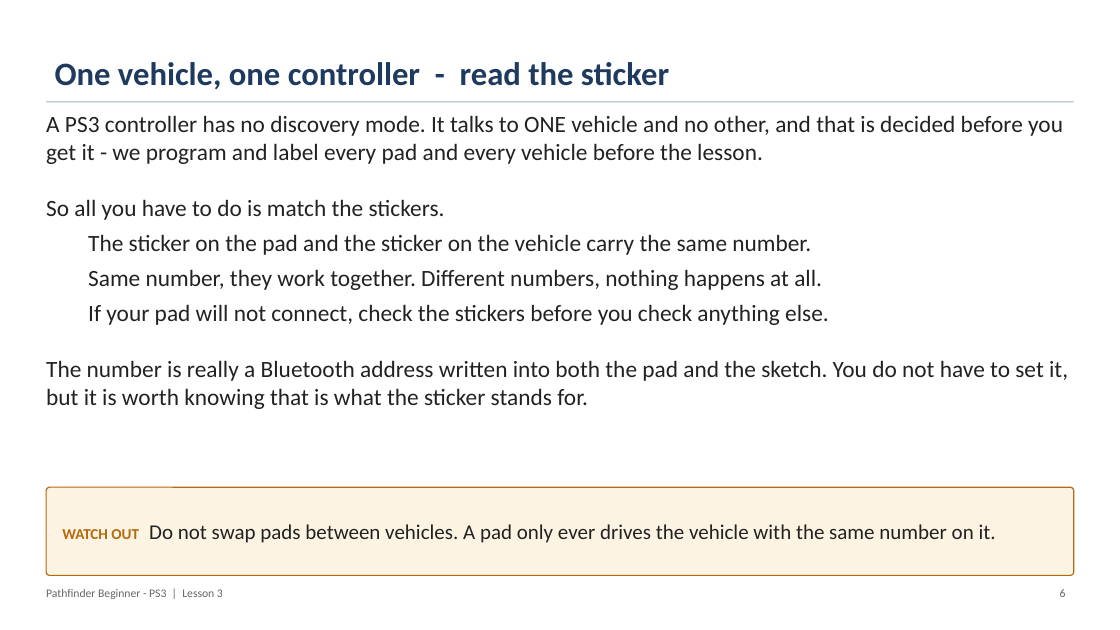
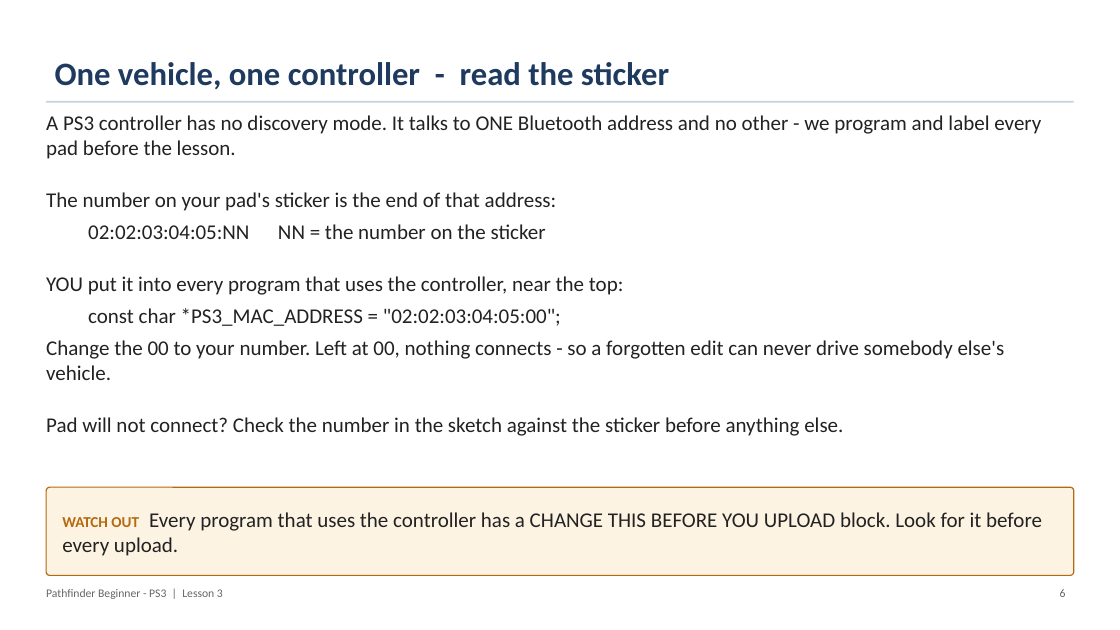
Before and after one commit to PorpoiseRobotics/porpoise-robotics, a slide deck: slide 6 of ground-vehicle/docs/courses/beginner-ps3/l3_controller_programming.pptx. Drawn at 1120x630 pixels with LibreOffice and Linux fonts; fonts in the diff are those of the drawing. Boxes give left, top, right and bottom in pixels: in the first picture for what was removed or moved away, otherwise in the second. Text is boxed around its words. In the diff, an @@ line names an element or a change of style, - is before the commit and + after.

```diff
--- a/ground-vehicle/docs/courses/beginner-ps3/l3_controller_programming.pptx
+++ b/ground-vehicle/docs/courses/beginner-ps3/l3_controller_programming.pptx
@@ text at box(46, 115, 1041, 436): text changed; size 20 to 18 pt @@
-A PS3 controller has no discovery mode. It talks to ONE vehicle and no other, and that is decided before you get it - we program and label every pad and every vehicle before the lesson.
-So all you have to do is match the stickers.
-  The sticker on the pad and the sticker on the vehicle carry the same number.
-  Same number, they work together. Different numbers, nothing happens at all.
-  If your pad will not connect, check the stickers before you check anything else.
-The number is really a Bluetooth address written into both the pad and the sketch. You do not have to set it, but it is worth knowing that is what the sticker stands for.
+A PS3 controller has no discovery mode. It talks to ONE Bluetooth address and no other - we program and label every pad before the lesson.
+The number on your pad's sticker is the end of that address:
+  02:02:03:04:05:NN NN = the number on the sticker
+YOU put it into every program that uses the controller, near the top:
+  const char *PS3_MAC_ADDRESS = "02:02:03:04:05:00";
+Change the 00 to your number. Left at 00, nothing connects - so a forgotten edit can never drive somebody else's vehicle.
+Pad will not connect? Check the number in the sketch against the sticker before anything else.
@@ text in rounded rectangle at box(62, 512, 1042, 556): text changed @@
-WATCH OUT Do not swap pads between vehicles. A pad only ever drives the vehicle with the same number on it.
+WATCH OUT Every program that uses the controller has a CHANGE THIS BEFORE YOU UPLOAD block. Look for it before every upload.
```
Also in this commit, not shown: 6 other slides changed, 13 other files.
